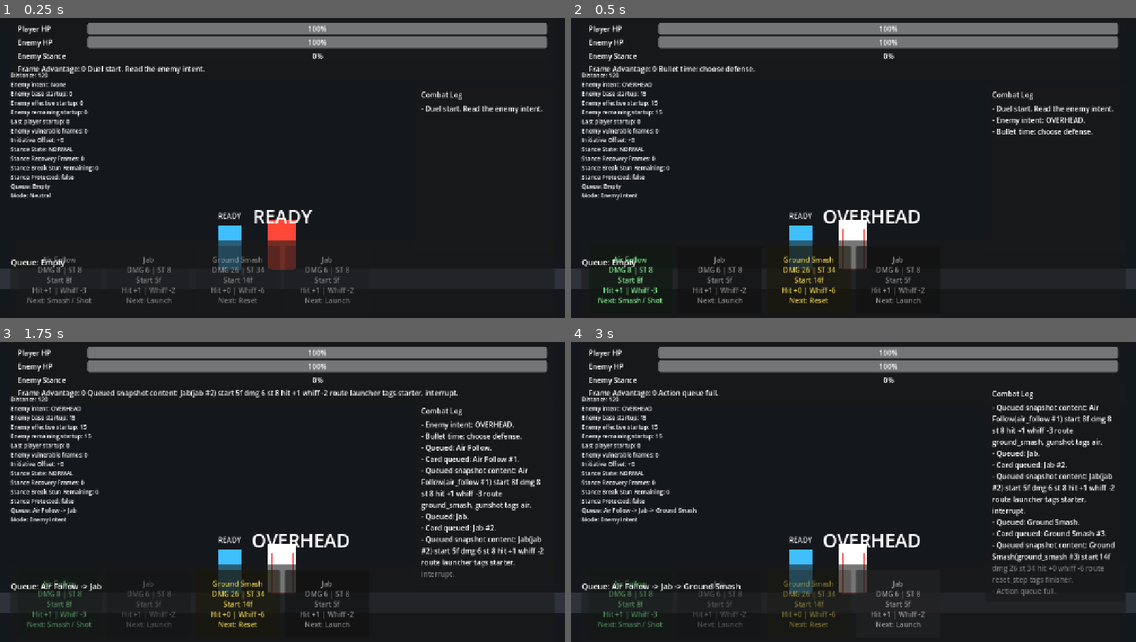
Above: before the commit, frames 1-4 (two rows, left to right).
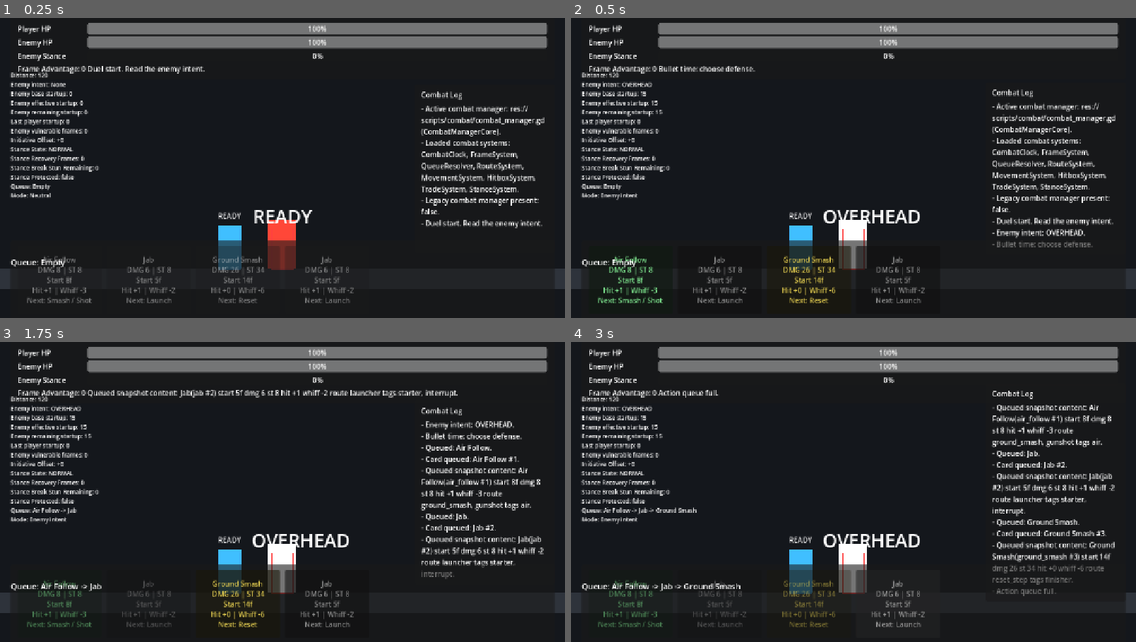
Above: after the commit, the same moments.

Repository: Asurazpr/deckfighter-prototype
Game: Godot game, scene res://scenes/Arena.tscn
Same seed, same stepped clock (60 frames per second), same inputs: the game is played once before the commit and once after it.
Inputs:
- Up to frame 1 (0.25 s): no input
- Up to frame 2 (0.5 s): no input
- Up to frame 3 (1.75 s): click "Air Follow DMG 8 | ST 8 Start…" at 0.5 s; click "Jab DMG 6 | ST 8 Start 5f Hit…" at 1.25 s
- Up to frame 4 (3 s): click "Ground Smash DMG 26 | ST 34 S…" at 2 s; click "Jab DMG 6 | ST 8 Start 5f Hit…" at 2.75 s

The runs differ from the first frame. In frame 1, 2.4% of the frame differs, in the area x 74-97%, y 29-71%; in frame 2, 3.2%, in the area x 74-97%, y 23-77%; in frame 3, less than 0.1%; in frame 4, less than 0.1%.

Commit message:
Clean up modular combat architecture

Diff:
--- a/scripts/combat/combat_manager.gd
+++ b/scripts/combat/combat_manager.gd
@@ -99,8 +99,16 @@
 	deck_manager.start_combat()
 	player.set_free_movement_enabled(false)
 	frame_advantage_changed.emit(frame_advantage)
+	_log_architecture_validation()
 	log_message.emit("Duel start. Read the enemy intent.")
 	_schedule_enemy_if_needed()
+
+func _log_architecture_validation() -> void:
+	var active_path: String = get_script().resource_path
+	var legacy_present := ResourceLoader.exists("res://scripts/combat_manager.gd")
+	log_message.emit("Active combat manager: %s (CombatManagerCore)." % active_path)
+	log_message.emit("Loaded combat systems: CombatClock, FrameSystem, QueueResolver, RouteSystem, MovementSystem, HitboxSystem, TradeSystem, StanceSystem.")
+	log_message.emit("Legacy combat manager present: %s." % str(legacy_present))
 
 func _process(_delta: float) -> void:
 	if combat_over:
@@ -343,7 +351,7 @@
 			_reset_pressure_sequence()
 			_change_frame_advantage(4)
 			_log_stance_protection(15)
-			enemy.add_block_stance_damage(15)
+			stance_system.apply_block_stance_damage(15)
 			log_message.emit("Perfect block window hit.")
 			log_message.emit("PERFECT BLOCK")
 			log_message.emit("Stance damage dealt: 15.")
@@ -396,9 +404,7 @@
 
 func _change_frame_advantage(delta: int) -> void:
 	var previous := frame_advantage
-	frame_advantage = clampi(frame_advantage + delta, -3, 6)
-	if frame_advantage < 0:
-		frame_advantage = 0
+	frame_advantage = frame_system.apply_tempo_delta(delta, frame_advantage)
 	enemy_vulnerable_frames_remaining = maxi(0, frame_advantage)
 	if frame_advantage == 0:
 		_reset_pressure_sequence()
@@ -580,7 +586,7 @@
 	_set_enemy_attack_hitbox(_make_enemy_attack_hitbox(result))
 	player.take_damage(result["damage"])
 	_log_stance_protection(preview_card.stance_damage)
-	enemy.take_hit(preview_card.damage, preview_card.stance_damage)
+	stance_system.apply_hit(preview_card.damage, preview_card.stance_damage)
 	player.set_free_movement_enabled(false)
 	var traded_intent := current_enemy_intent
 	current_enemy_intent = ""
@@ -609,7 +615,7 @@
 	_set_enemy_attack_hitbox(_make_enemy_attack_hitbox(result))
 	player.take_damage(result["damage"])
 	_log_stance_protection(preview_card.stance_damage)
-	enemy.take_hit(preview_card.damage, preview_card.stance_damage)
+	stance_system.apply_hit(preview_card.damage, preview_card.stance_damage)
 	player.set_free_movement_enabled(false)
 	var traded_intent := current_enemy_intent
 	current_enemy_intent = ""
@@ -703,7 +709,7 @@
 		return
 
 	_log_stance_protection(card.stance_damage)
-	enemy.take_hit(card.damage, card.stance_damage)
+	stance_system.apply_hit(card.damage, card.stance_damage)
 	_apply_card_spacing(card)
 	_clamp_duel_distance()
 	if card.id == "ground_smash":
@@ -745,7 +751,7 @@
 		log_message.emit("No follow-up draw: repeated route decay.")
 	var card: Resource = deck_manager.play_queued_card_snapshot(snapshot, allow_follow_up and route_valid, allow_follow_up and starts_new_route)
 	_log_stance_protection(card.stance_damage)
-	enemy.take_hit(card.damage, card.stance_damage)
+	stance_system.apply_hit(card.damage, card.stance_damage)
 	_apply_card_spacing(card)
 	_clamp_duel_distance()
 	if card.id == "ground_smash":
@@ -781,7 +787,7 @@
 		return
 
 	_log_stance_protection(card.stance_damage)
-	enemy.take_hit(card.damage, card.stance_damage)
+	stance_system.apply_hit(card.damage, card.stance_damage)
 	_apply_card_spacing(card)
 	_clamp_duel_distance()
 	if card.id == "ground_smash":
@@ -963,7 +969,7 @@
 		return
 
 	var previous := frame_advantage
-	var final_frame_advantage := frame_advantage - cost
+	var final_frame_advantage: int = frame_system.spend_pressure_frames(cost, frame_advantage)
 	frame_advantage = final_frame_advantage
 	advance_combat_frames(cost)
 	frame_advantage_changed.emit(frame_advantage)
@@ -1071,7 +1077,7 @@
 	log_message.emit("Queue contents after follow-up draw: %s." % get_queue_text())
 
 func _log_stance_protection(amount: int) -> void:
-	if amount > 0 and stance_system.protected():
+	if stance_system.should_log_protected_damage(amount):
 		log_message.emit("Stance protected: ignored %d stance damage" % amount)
 
 func _is_interrupt_card_index(index: int) -> bool:
--- a/scripts/combat/frame_system.gd
+++ b/scripts/combat/frame_system.gd
@@ -18,6 +18,12 @@
 	var result := clampi(current_frame_advantage + delta, -12, 6)
 	return result
 
+func apply_tempo_delta(delta: int, current_frame_advantage: int) -> int:
+	return maxi(0, clampi(current_frame_advantage + delta, -3, 6))
+
+func spend_pressure_frames(cost: int, current_frame_advantage: int) -> int:
+	return current_frame_advantage - cost
+
 func enemy_can_punish(final_frame_advantage: int, punish_threshold: int, punish_hitbox: Rect2, player_hurtbox: Rect2) -> bool:
 	if enemy == null or not enemy.can_act():
 		return false
--- a/scripts/combat/route_system.gd
+++ b/scripts/combat/route_system.gd
@@ -5,6 +5,8 @@
 var deck_manager: Node
 var repeated_card_uses: Dictionary = {}
 
+# TODO: Move card definitions, route tables, generated follow-ups, and repeat
+# decay tuning into data assets so mods/character kits can replace them safely.
 func setup(manager_ref: Node, deck_manager_ref: Node) -> void:
 	manager = manager_ref
 	deck_manager = deck_manager_ref
--- a/scripts/combat/stance_system.gd
+++ b/scripts/combat/stance_system.gd
@@ -3,6 +3,8 @@
 
 var enemy: Node
 
+# TODO: Move stance rules/config out of enemy.gd so character kits can define
+# per-character stance health, break stun, block recovery, and protection windows.
 func setup(enemy_ref: Node) -> void:
 	enemy = enemy_ref
 
@@ -16,6 +18,17 @@
 func protected() -> bool:
 	return enemy != null and enemy.has_method("is_stance_protected") and enemy.is_stance_protected()
 
+func apply_hit(damage: int, stance_damage: int) -> void:
+	if enemy != null:
+		enemy.take_hit(damage, stance_damage)
+
+func apply_block_stance_damage(amount: int) -> void:
+	if enemy != null and enemy.has_method("add_block_stance_damage"):
+		enemy.add_block_stance_damage(amount)
+
+func should_log_protected_damage(amount: int) -> bool:
+	return amount > 0 and protected()
+
 func state_name() -> String:
 	return enemy.get_stance_state_name() if enemy != null and enemy.has_method("get_stance_state_name") else "UNKNOWN"
 
Not shown, added: docs/combat_architecture.md
